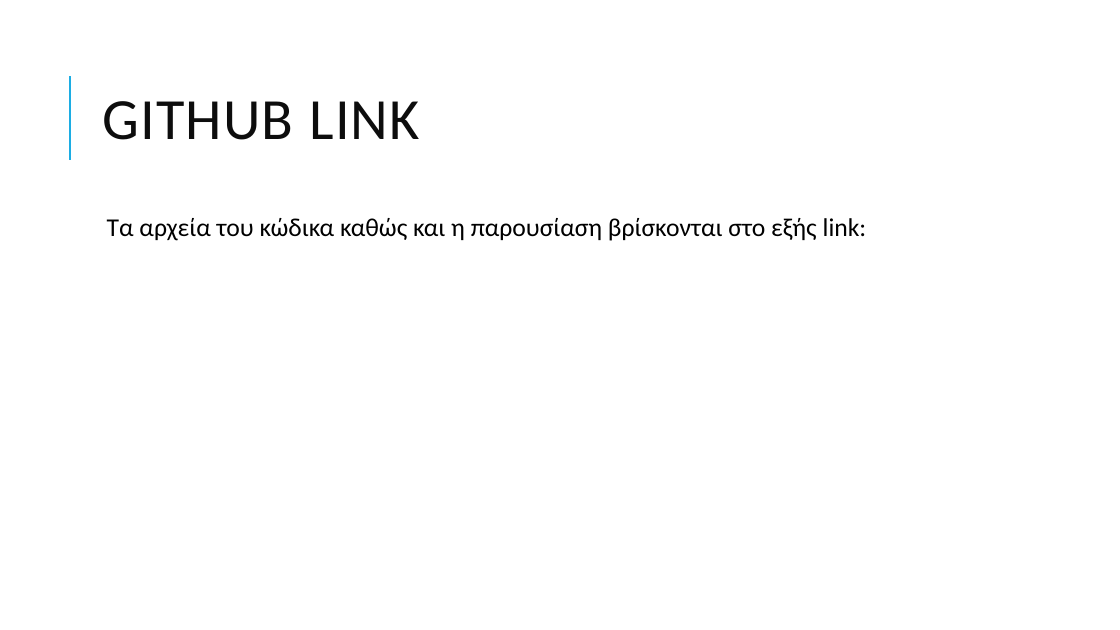
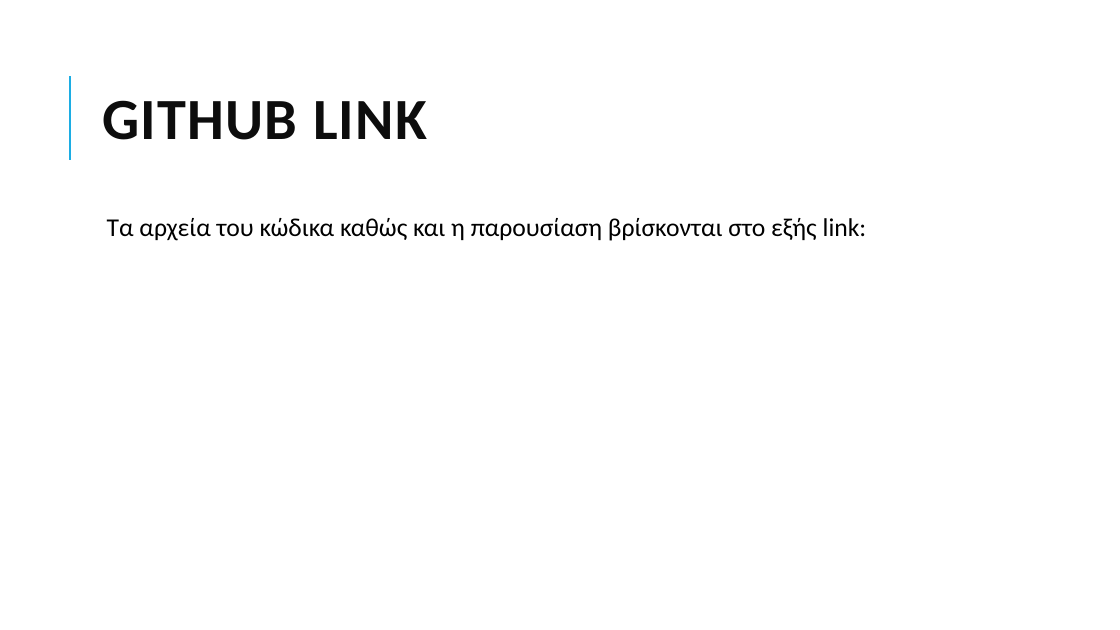
Before and after one commit to grgmyl/Ns3Project, a slide deck: slide 12 of Presentations/Ns-3_presentation_F.pptx. Drawn at 1120x630 pixels with LibreOffice and Linux fonts; fonts in the diff are those of the drawing. Boxes give left, top, right and bottom in pixels: in the first picture for what was removed or moved away, otherwise in the second. Text is boxed around its words. In the diff, an @@ line names an element or a change of style, - is before the commit and + after.

```diff
--- a/Presentations/Ns-3_presentation_F.pptx
+++ b/Presentations/Ns-3_presentation_F.pptx
@@ title "GITHUB LINK" at [102, 100, 427, 140]: bold on @@
```
Also in this commit, not shown: 7 other slides changed.
